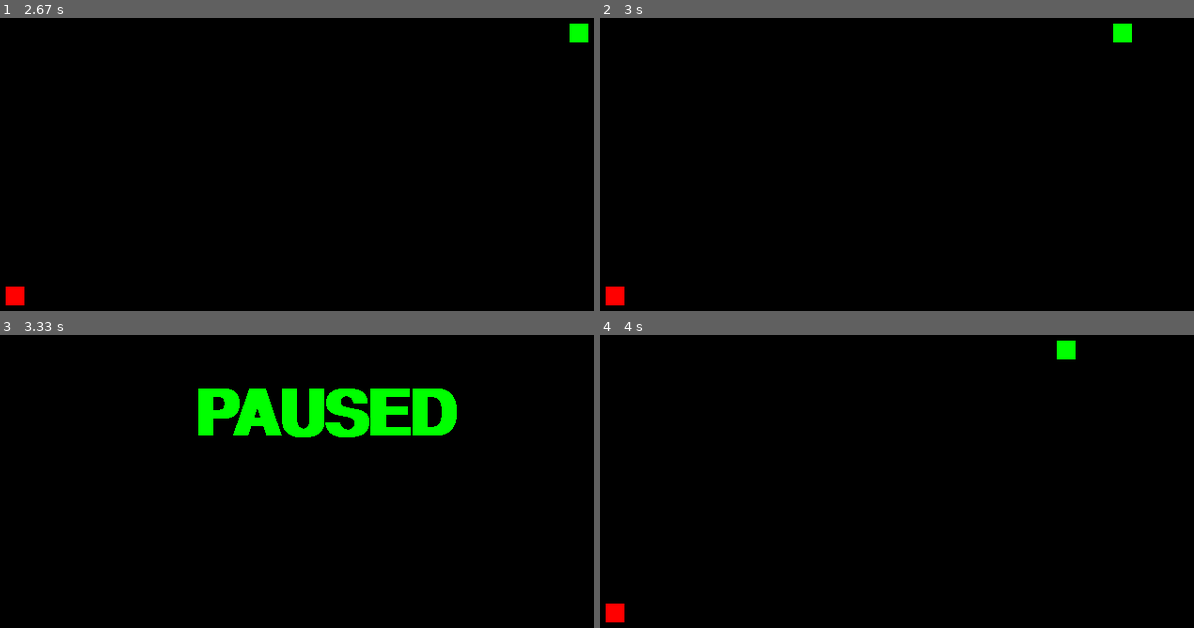
Above: before the commit, frames 1-4 (two rows, left to right).
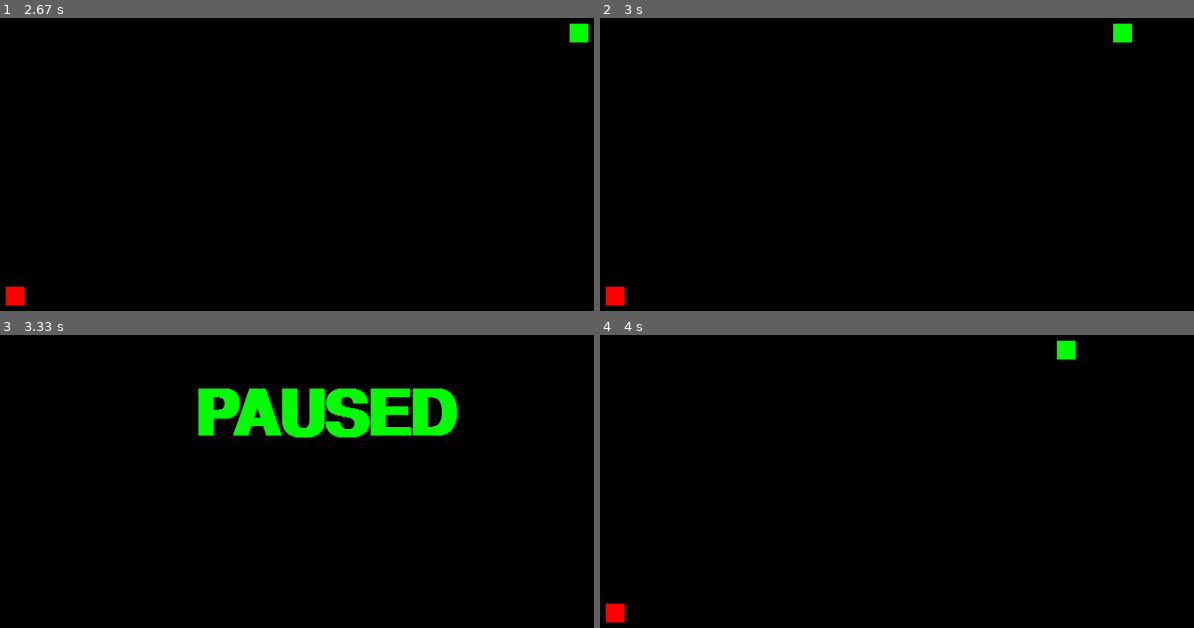
Above: after the commit, the same moments.

Repository: DavidMol41323/Snake_pygame
Game: pygame game, started from main.py
Two runs of this game, one before a commit and one after it. Both use one fixed random seed, a clock stepped at 60 frames per second and the inputs below.
Inputs:
- Up to frame 1 (2.67 s): hold P 0.33-0.8 s; hold Right 0.33-0.8 s; hold Up 1.33-1.8 s; hold Right 1.83-2.3 s; hold Left from 2.33 s (still down)
- Up to frame 2 (3 s): release Left at 2.87 s; tap P at 2.9 s
- Up to frame 3 (3.33 s): no input
- Up to frame 4 (4 s): hold P 3.4-3.75 s; hold Down from 3.78 s (still down)

Frames 1-2 are identical in both runs. In frame 3, 0.4% of the frame differs, in the area x 33-78%, y 18-35%; in frame 4, nothing differs.

Commit message:
Funkcni okno game over, verze 1 dokoncena

Diff:
--- a/main.py
+++ b/main.py
@@ -9,11 +9,15 @@
 red=(255, 0, 0)
 
 # Zobrazení textu GAME OVER
-font_big = pygame.font.SysFont(None, 100, bold=True, italic=False)  # Nastavení fontu pro velké nápisy
-game_over = font_big.render("GAME OVER!", False, red)               # Nastavení textu GAME OVER!
-paused_text = font_big.render("PAUSED", False, green)                    # Nastavení textu PAUSED
-game_over_rect = game_over.get_rect(center=(400, 400))              # Nastavení umístění textu GAME OVER!
-paused_text_rect = paused_text.get_rect(center=(400, 400))                    # Nastavení umístění textu PAUSED
+font_big = pygame.font.SysFont(None, 100, bold=True, italic=False)          # Nastavení fontu pro velké nápisy
+font_small = pygame.font.SysFont(None, 25, bold=False, italic=False)        # Nastavení fontu pro malé nápisy
+space_text = font_small.render("Press SPACE to continue...", False, green)  # Nastavení textu SPACE
+game_over = font_big.render("GAME OVER!", True, red)                       # Nastavení textu GAME OVER!
+paused_text = font_big.render("PAUSED", True, green)                       # Nastavení textu PAUSED
+space_text_rect = space_text.get_rect(center=(400, 500))                    # Nastavení umístění textu SPACE
+game_over_rect = game_over.get_rect(center=(400, 400))                      # Nastavení umístění textu GAME OVER!
+paused_text_rect = paused_text.get_rect(center=(400, 400))                  # Nastavení umístění textu PAUSED
+
 
 # Nastavení okna:
 screen = pygame.display.set_mode((800, 800))      #Vytvoření herního okna
@@ -92,6 +96,8 @@
 clock = pygame.time.Clock()    # Hodiny
 
 paused = False                 # Definice proměnné paused
+running = True
+off = True
 
 # Hlavní herní cyklus:
 while True:
@@ -99,19 +105,37 @@
     head.segment = (400, 400)  # Nastavení hlavy na počáteční pozici
     fruit = snake_fruit()      # Změnění pozice ovoce
 
+    # Okno GAME OVER!:
+    if running == False:       # Pokud byl cyklus vypnut
+        off = True
+        while off:
+            for event in pygame.event.get():            # Pro každý zjištěný event
+                if event.type == pygame.QUIT:           # Jestliže uživatel klikl na křížek
+                    pygame.quit()                       # Ukončení programu
+                elif event.type == pygame.KEYDOWN:      # Jestliže je stisknutá klávesa
+                    if event.key == pygame.K_SPACE:     # Jestliže je stisknutá klávesa SPACE
+                        off = False
+            screen.fill(black)                          # Vyčištění okna
+            screen.blit(game_over, game_over_rect)      # Zobrazení textu GAME OVER!
+            screen.blit(space_text, space_text_rect)    # Zobrazení textu SPACE
+            pygame.display.update()                     # Obnova okna
+
+
+
     running=True               # Nastavení running na True - Obnovení cyklu
     while running:
-        for event in pygame.event.get():            # Pro každý zjištěný event
-            if event.type == pygame.QUIT:           # Jestliže uživatel klikl na křížek
-                quit()                              # Ukončení programu   # Funkce pro pozastavení hry
-            elif event.type == pygame.KEYDOWN:      # Jestliže je stisknutá klávesa
-                keys = pygame.key.get_pressed()     # Vrátí seznam se všemi stisknutými klávesy
-                if keys[pygame.K_p]:                # Jestliže je stisklé p
-                    paused = not paused             # Obrátí hodnotu proměnné paused
+        for event in pygame.event.get():                # Pro každý zjištěný event
+            if event.type == pygame.QUIT:               # Jestliže uživatel klikl na křížek
+                pygame.quit()                           # Ukončení programu
+            elif event.type == pygame.KEYDOWN:          # Jestliže je stisknutá klávesa
+                keys = pygame.key.get_pressed()         # Vrátí seznam se všemi stisknutými klávesy
+                if keys[pygame.K_p]:                    # Jestliže je stisklé p
+                    paused = not paused                 # Obrátí hodnotu proměnné paused
+
 
         if paused == True:
-            screen.fill(black)
-            screen.blit(paused_text, paused_text_rect)
+            screen.fill(black)                          # Vyčištění okna
+            screen.blit(paused_text, paused_text_rect)  # Zobrazení textu PAUSED
 
         if  paused == False:
 
--- a/main_new.py
+++ /dev/null
@@ -1,156 +0,0 @@
-import pygame
-import random
-
-# Definování barev:
-black=(0, 0, 0)
-green=(0, 255, 0)
-red=(255, 0, 0)
-
-# Zobrazení textu GAME OVER
-
-
-pygame.init()  #Inicializace modulů pygame
-
-# Nastavení okna:
-screen = pygame.display.set_mode((800, 800))      #Vytvoření herního okna
-pygame.display.set_caption("Snake")               #Nastavení popisku
-screen.fill(black)                                #Nastavení barvy pozadí okna
-
-
-# Vytvoření třídy hlavy hada:
-class snake_head:
-    def __init__(self):
-        self.segment = ((400, 400)) # Nastavení segmentu hada
-        self.segment_size = 20      # Nastavení velikosti segmentu
-        self.direction = "RIGHT"    # Nastavení počáteččního směru
-
-    def change_direction(self, keys):
-        if keys[pygame.K_UP]:              # Jestliže je stisknutá šipka nahoru
-            self.direction = "UP"          # Odkaz na snake_head move pro pohyb nahoru
-        elif keys[pygame.K_DOWN]:
-            self.direction = "DOWN"
-        elif keys[pygame.K_LEFT]:
-            self.direction = "LEFT"
-        elif keys[pygame.K_RIGHT]:
-            self.direction = "RIGHT"
-
-    def move(self):
-        head_x, head_y = self.segment        # Získání souřadnic hlavy
-        self.old_segment = (head_x, head_y)  # Uložení staré pozice hlavy pro pohyb prvního segmentu
-
-        if self.direction == "RIGHT":        # Jestliže směr je doprava
-            head_x += self.segment_size      # Pozice hlavy se posune o jeho velikost na x souřadnici do +, tedy doprava
-
-        elif self.direction == "LEFT":
-            head_x -= self.segment_size
-
-        elif self.direction == "UP":
-            head_y -= self.segment_size
-
-        elif self.direction == "DOWN":
-            head_y += self.segment_size
-
-        self.segment = (head_x, head_y)      # Aktualizace souřadnic hlavy hada
-
-
-# Vytvoření třídy segmentu hada:
-class snake_body:
-    def __init__(self):
-        self.segments = []                   # Seznam segmentů
-        self.segment_size = 20
-
-    # Přidání dalšího segmentu:
-    def add_segment(self, x, y):
-        self.segments.append((x, y))         # Vložení souřadnic segmentu do seznamu
-
-    # Posun všech segmentů hada:
-    def move(self, head_x, head_y):
-
-        if self.segments:                                     # Pokud existují segmenty těla hada
-            for i in range(len(self.segments) - 1, 0, -1):     # Postupné procházení seznamu pozpátku
-                if i > 0:
-                    self.segments[i] = self.segments[i - 1]   # Nastavení segmentu na pozici předešlého segmentu
-            #print(self.segments)                             # Pro testování
-            self.segments[0] = (head_x, head_y)               # Posun 1. segmentu na pozici, kde byla dříve hlava
-
-
-# Vytvoření třídy ovoce:
-class snake_fruit:
-    def __init__(self):
-        fruit_positions = list(range(20, 781, 20))                                       # Vytvoření pozic pro ovoce
-        self.segment = (random.choice(fruit_positions), random.choice(fruit_positions))  # Nastavení souřadnic na náhodné pozice
-        self.segment_size = 20                                                           # Nastavení velikosti ovoce
-
-head= snake_head()             # Volání třídy snake_head
-body = snake_body()            # Volání třídy snake_body
-fruit = snake_fruit()          # Volání třídy snake_fruit
-
-clock = pygame.time.Clock()    # Hodiny
-
-paused = False                 # Definice proměnné paused
-
-# Hlavní herní cyklus:
-while True:
-    body.segments = []         # Nastavení na 0 segmentů
-    head.segment = (400, 400)  # Nastavení hlavy na počáteční pozici
-    fruit = snake_fruit()      # Změnění pozice ovoce
-
-    running=True               # Nastavení running na True - Obnovení cyklu
-    while running:
-        for event in pygame.event.get():            # Pro každý zjištěný event
-            if event.type == pygame.QUIT:           # Jestliže uživatel klikl na křížek
-                quit()                              # Ukončení programu   # Funkce pro pozastavení hry
-            elif event.type == pygame.KEYDOWN:      # Jestliže je stisknutá klávesa
-                keys = pygame.key.get_pressed()     # Vrátí seznam se všemi stisknutými klávesy
-                if keys[pygame.K_p]:                # Jestliže je stisklé p
-                    paused = not paused             # Obrátí hodnotu proměnné paused
-
-        if  paused == False:
-
-            #Pohyb hada:
-            keys = pygame.key.get_pressed()             # Vrátí seznam se všemi stisknutými klávesy
-            head.change_direction(keys)                 # Volání funkce pro změnu směru
-            head.move()                                 # Volání funkce pro pohyb hlavy hada
-            old_head_x, old_head_y = head.old_segment   # Nastavení předešlých souřadnic hlavy
-            body.move(old_head_x, old_head_y)           # Volání funkce pro pohyb těla hada
-
-            screen.fill(black)                          # Smazání starých pozic segmentů
-
-            # Přidávání nových segment:
-            if head.segment == fruit.segment:
-                if head.direction == "RIGHT":                                               # Jestliže směr hlavy je do prava
-                    body.add_segment(head.segment[0] - body.segment_size, head.segment[1])  # Přidá se segment na souřadnice vlevo od hlavy
-                elif head.direction == "LEFT":
-                    body.add_segment(head.segment[0] + body.segment_size, head.segment[1])
-                elif head.direction == "UP":
-                    body.add_segment(head.segment[0], head.segment[1] - body.segment_size)
-                elif head.direction == "DOWN":
-                    body.add_segment(head.segment[0], head.segment[1] + body.segment_size)
-
-                screen.fill(black)
-                fruit = snake_fruit()           # Vytvoří novou pozici pro ovoce
-
-            pygame.draw.rect(screen, (green), (head.segment[0], head.segment[1], head.segment_size, head.segment_size))   # Vykreslení hlavy hada
-            pygame.draw.rect(screen, (red), (fruit.segment[0], fruit.segment[1], fruit.segment_size, fruit.segment_size)) # Vykreslení ovoce
-
-            # Zobrazení segmentů těla:
-            for segment in body.segments:
-                pygame.draw.rect(screen, (green), (segment[0], segment[1], body.segment_size, body.segment_size))
-
-
-            pygame.display.update()   # Obnova okna
-
-            # Detekce kolize se stěnami:
-            if head.segment[0] > 780 or head.segment[1] > 780 or head.segment[0] < 20 or head.segment[1] < 20: # Jestliže se hlava dotkne stěny
-                #print("kolize_stena")              # Pro testování
-                running = False                     # Vypnutí cyklu
-
-            # Detekce kolize s tělem hadappp
-            for segment in body.segments:           # Pro každdý segment těla
-                if head.segment == segment:         # Jestliže se hlava dotkne segmentu těla
-                    #print("kolize_telo")           # Pro testování
-                    running = False                 # Vypnutí cyklu
-
-            clock.tick(7.5)           # Omezení na 7.5 snímku za sekundu
-
-pygame.quit()                     # Konec knihovny pygame
